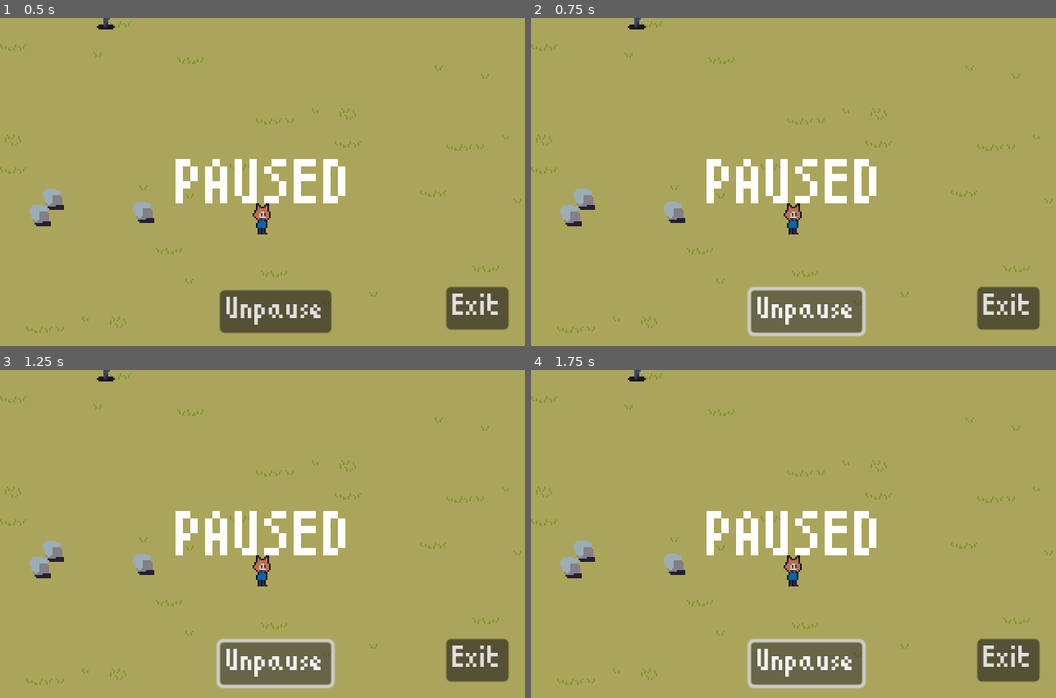
Above: before the commit, frames 1-4 (two rows, left to right).
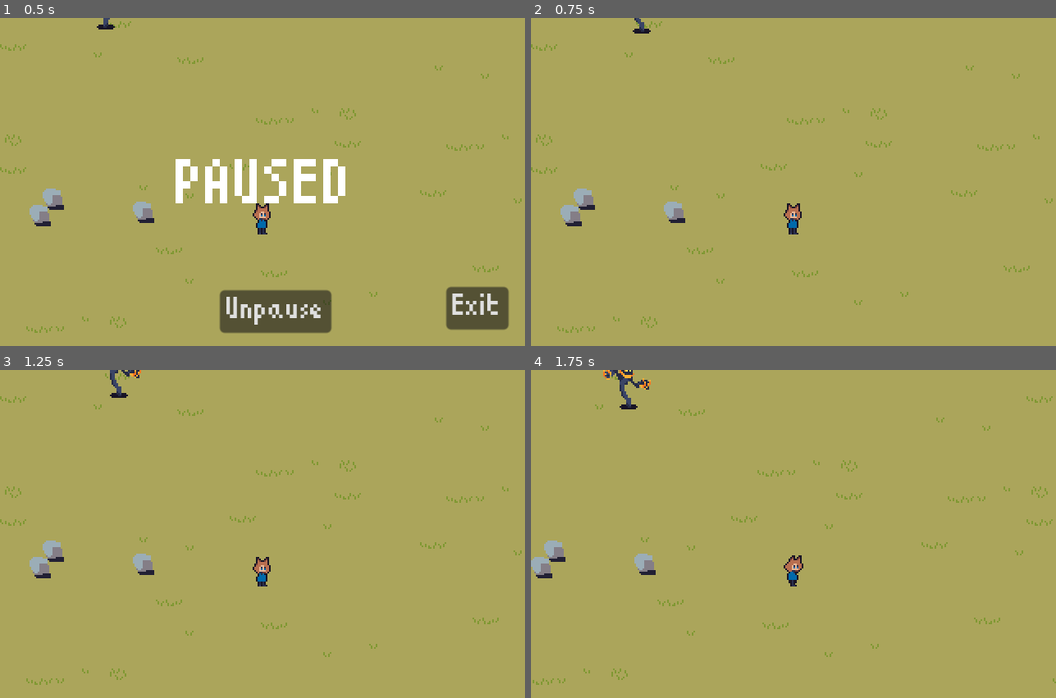
Above: after the commit, the same moments.

Repository: ColtonPhillips/its-spreading
Game: Godot game, scene res://scenes/world.tscn
Same seed, same stepped clock (60 frames per second), same inputs: the game is played once before the commit and once after it.
Inputs:
- Up to frame 1 (0.5 s): no input
- Up to frame 2 (0.75 s): click "Unpause" at 0.5 s
- Up to frame 3 (1.25 s): no input
- Up to frame 4 (1.75 s): hold D (move_right) from 1.28 s (still down)

Frame 1 is identical in both runs. In frame 2, 7.2% of the frame differs, in the area x 18-97%, y 0-98%; in frame 3, 7.4%; in frame 4, 9.9%, in the area x 0-100%, y 0-98%.

Commit message:
fix pause

Diff:
--- a/scenes/gui/menu.gd
+++ b/scenes/gui/menu.gd
@@ -9,7 +9,7 @@
 	get_tree().paused = false
 	self.visible = false
 
-func toggle():
+func toggle_pause():
 	get_tree().paused = not get_tree().paused
 	self.visible = not self.visible
 
@@ -18,10 +18,10 @@
 
 func _input(event):
 	if Input.is_action_just_pressed("pause"):
-		toggle()
+		toggle_pause()
 
 func _on_exit_pressed():
 		get_tree().quit();
 
 func _on_unpause_pressed():
-	pause()
+	unpause()
